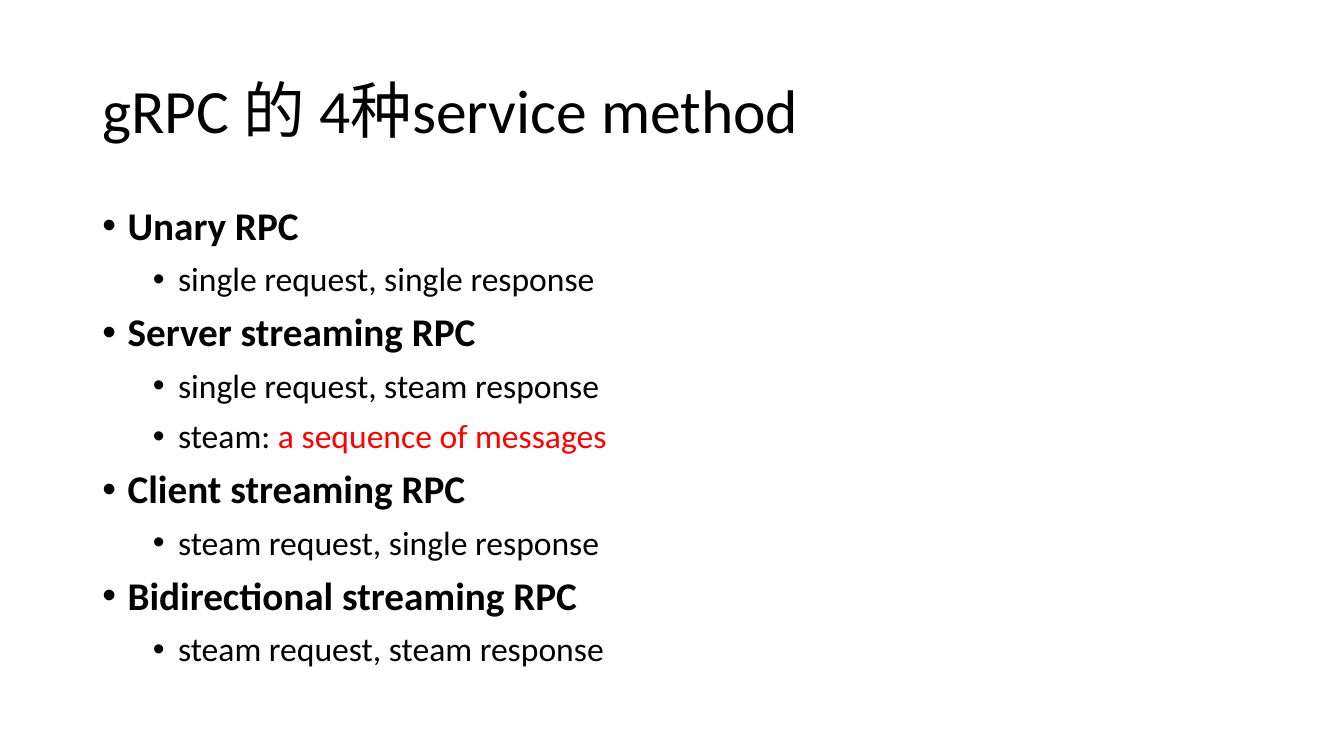
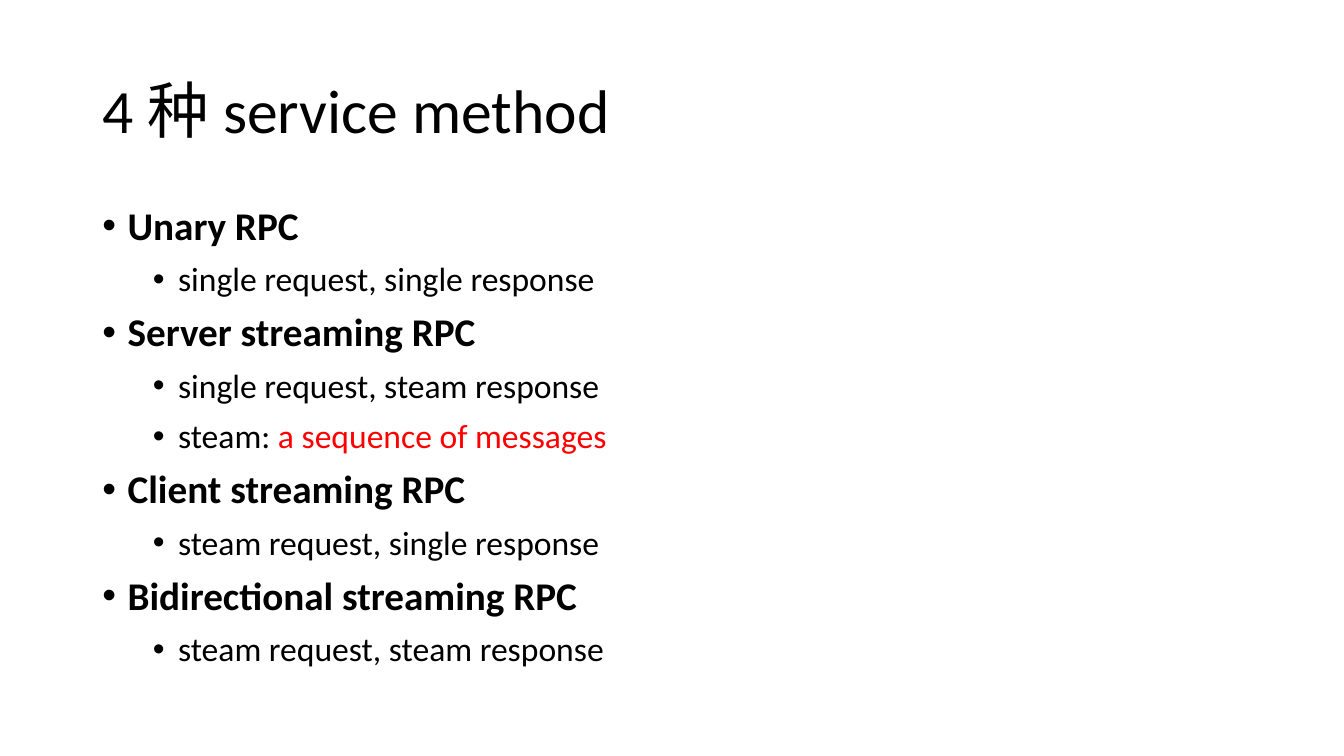
Before and after one commit to llaoj/my-share, a slide deck: slide 4 of grpc/index.pptx. Drawn at 1344x756 pixels with LibreOffice and Linux fonts; fonts in the diff are those of the drawing. Boxes give left, top, right and bottom in pixels: in the first picture for what was removed or moved away, otherwise in the second. Text is boxed around its words. In the diff, an @@ line names an element or a change of style, - is before the commit and + after.

```diff
--- a/grpc/index.pptx
+++ b/grpc/index.pptx
@@ title at [102,81,609,138]: text changed @@
-gRPC 的 4种service method
+4 种 service method
```
Also in this commit, not shown: 2 other slides changed, 2 slides added.
